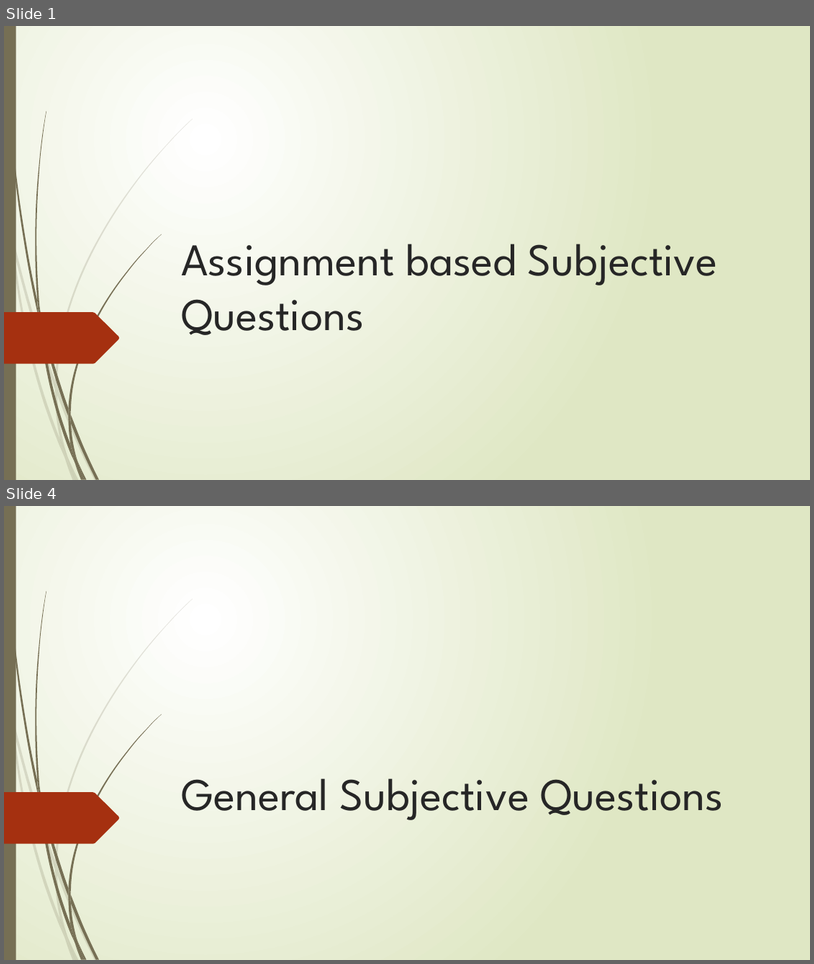
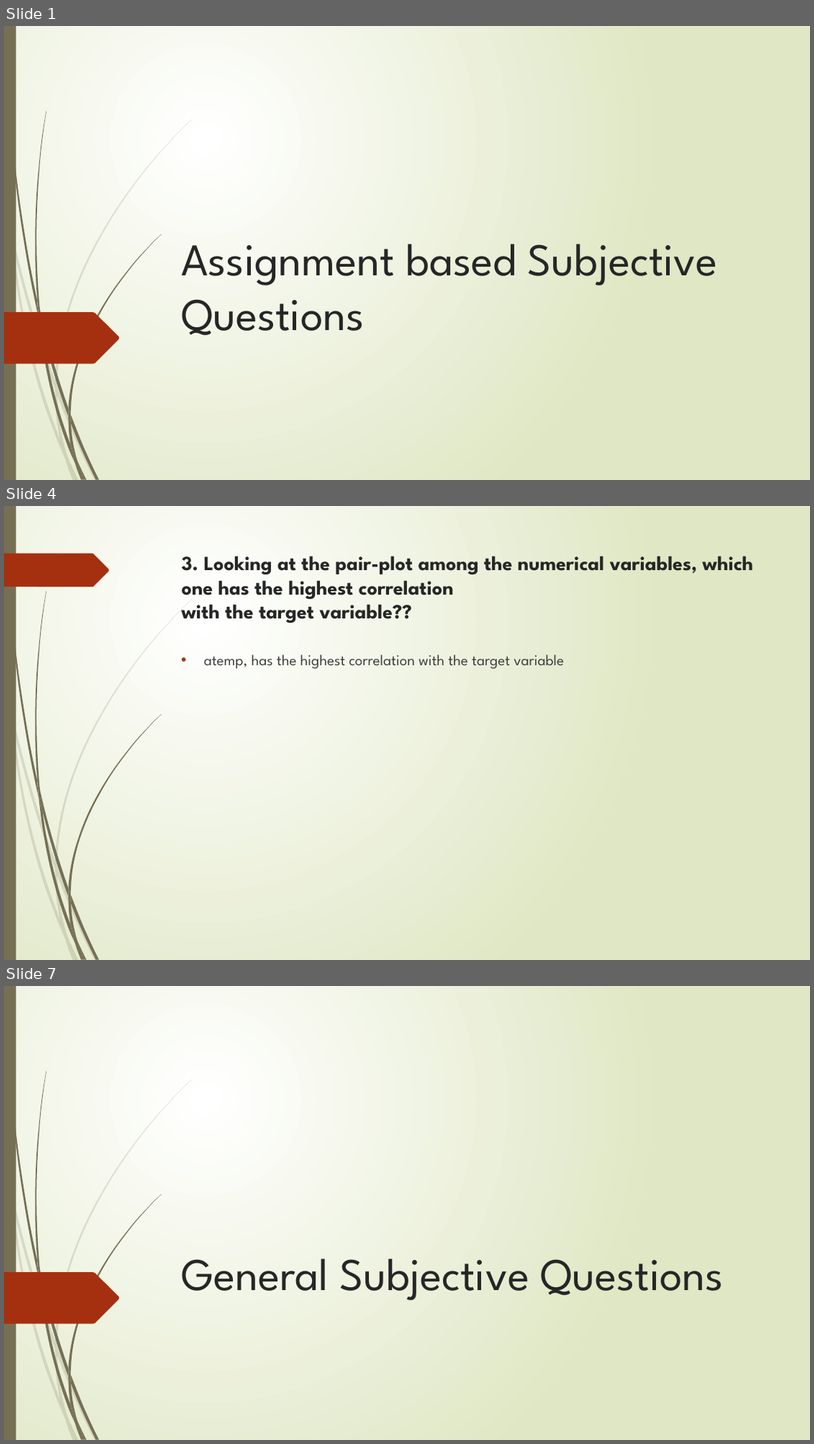
Before and after one commit to mylearning-datta/Linear-Regression, a slide deck: LinearRegression_Assignment/Linear Regression_Subjective Questions.pptx. Shown one above the other, each under a label of ours: slides 1 and 4 before the commit, slides 1, 4 and 7 after it; the slides between them are not shown. The pictures are 814x964 and 814x1444 pixels, drawn with LibreOffice and Linux fonts; fonts in the diff are those of the drawing. Boxes give left, top, right and bottom in pixels: in the first picture for what was removed or moved away, otherwise in the second. Text is boxed around its words. In the diff, an @@ line names an element or a change of style, - is before the commit and + after.

```diff
--- a/LinearRegression_Assignment/Linear Regression_Subjective Questions.pptx
+++ b/LinearRegression_Assignment/Linear Regression_Subjective Questions.pptx
@@ slide 4 added at box(4, 506, 810, 960), background gradient #FFFFFF to #DFE8C4; not listed: 23 template elements that a slide beside it also shows @@
@@ freeform shape added at box(4, 554, 109, 587), fill #A53010 @@
@@ title added at box(182, 556, 754, 623), 24 pt, text #262626, bold @@
+3. Looking at the pair-plot among the numerical variables, which one has the highest correlation
+with the target variable??
@@ text added at box(204, 654, 564, 669), 18 pt, text #404040 @@
+• atemp, has the highest correlation with the target variable
@@ what was slide 4 is now slide 7 @@
```
Also in this commit, not shown: 4 slides changed, 4 other slides added.
